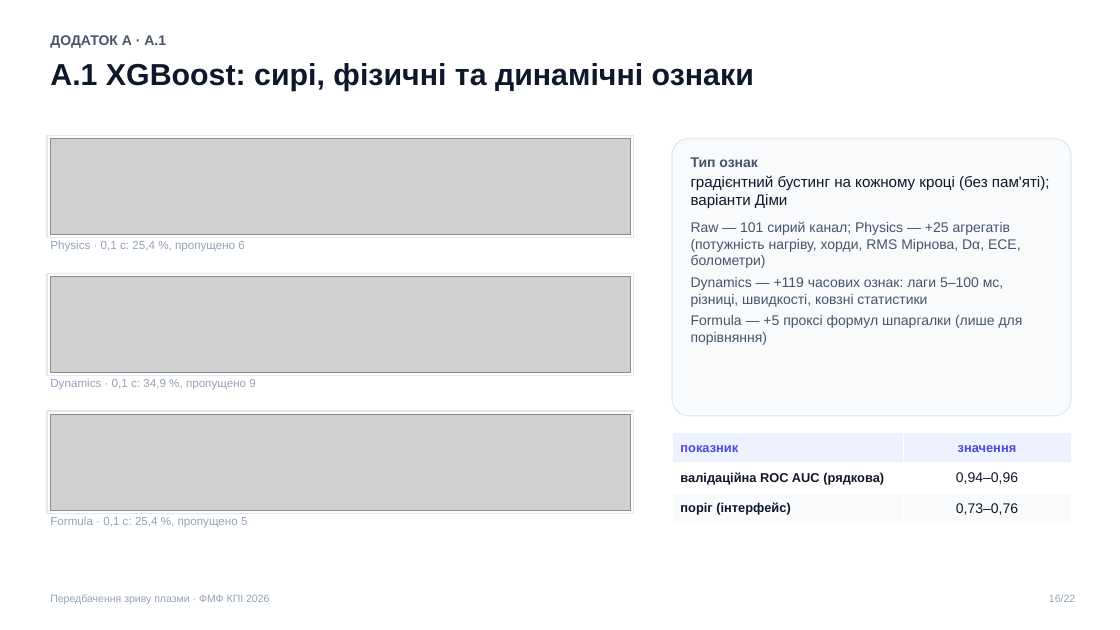
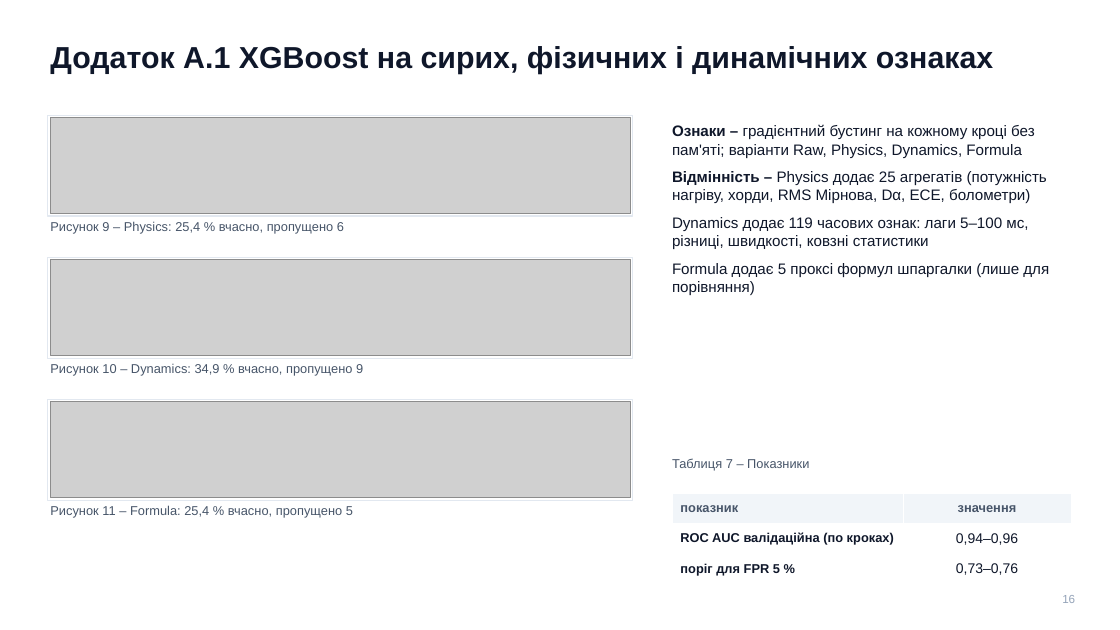
Before and after one commit to llllenah/plasma-disruption-prediction, a slide deck: slide 16 of docs/presentation.pptx. Drawn at 1120x630 pixels with LibreOffice and Linux fonts; fonts in the diff are those of the drawing; grey boxes stand for pictures. Boxes give left, top, right and bottom in pixels: in the first picture for what was removed or moved away, otherwise in the second. Text is boxed around its words. In the diff, an @@ line names an element or a change of style, - is before the commit and + after.

Commit message:
Presentation v4: academic layout, numbered figures and tables (DSTU 3008), diagnostic signals figure

```diff
--- a/docs/presentation.pptx
+++ b/docs/presentation.pptx
@@ text at [50,46,993,74]: text changed; size 12 to 26 pt; text colour #475569 to #0F172A @@
-ДОДАТОК А · А.1
+Додаток А.1 XGBoost на сирих, фізичних і динамічних ознаках
@@ text removed at [50,63,754,91] @@
-А.1 XGBoost: сирі, фізичні та динамічні ознаки
@@ rectangle: place and size @@
-rectangle at [47,135,634,238]
+rectangle at [48,115,633,216]
@@ picture: place and size @@
-picture at [50,139,630,234]
+picture at [50,118,630,213]
@@ text at [672,124,1049,295]: text changed; size 12 to 13 pt; text colour #475569 to #0F172A @@
-Тип ознак
-градієнтний бустинг на кожному кроці (без пам'яті); варіанти Діми
-Raw — 101 сирий канал; Physics — +25 агрегатів (потужність нагріву, хорди, RMS Мірнова, Dα, ECE, болометри)
-Dynamics — +119 часових ознак: лаги 5–100 мс, різниці, швидкості, ковзні статистики
-Formula — +5 проксі формул шпаргалки (лише для порівняння)
+Ознаки – градієнтний бустинг на кожному кроці без пам'яті; варіанти Raw, Physics, Dynamics, Formula
+Відмінність – Physics додає 25 агрегатів (потужність нагріву, хорди, RMS Мірнова, Dα, ECE, болометри)
+Dynamics додає 119 часових ознак: лаги 5–100 мс, різниці, швидкості, ковзні статистики
+Formula додає 5 проксі формул шпаргалки (лише для порівняння)
@@ rounded rectangle removed at [672,139,1071,416] @@
@@ text at [50,221,344,234]: text changed; size 10 to 11 pt; text colour #94A3B8 to #475569 @@
-Physics · 0,1 с: 25,4 %, пропущено 6
+Рисунок 9 – Physics: 25,4 % вчасно, пропущено 6
@@ rectangle: place and size @@
-rectangle at [47,273,634,376]
+rectangle at [48,257,633,358]
@@ picture: place and size @@
-picture at [50,276,630,372]
+picture at [50,260,630,355]
@@ text at [50,364,363,376]: text changed; size 10 to 11 pt; text colour #94A3B8 to #475569 @@
-Dynamics · 0,1 с: 34,9 %, пропущено 9
+Рисунок 10 – Dynamics: 34,9 % вчасно, пропущено 9
@@ rectangle: place and size @@
-rectangle at [47,411,634,513]
+rectangle at [48,399,633,500]
@@ picture: place and size @@
-picture at [50,414,630,510]
+picture at [50,402,630,497]
@@ text added at [672,458,809,471], 11 pt, text #475569 @@
+Таблиця 7 – Показники
@@ text at [50,505,353,518]: text changed; size 10 to 11 pt; text colour #94A3B8 to #475569 @@
-Formula · 0,1 с: 25,4 %, пропущено 5
+Рисунок 11 – Formula: 25,4 % вчасно, пропущено 5
@@ table at [672,493,1071,584] @@
-row 2, column 1: валідаційна ROC AUC (рядкова)
+row 2, column 1: ROC AUC валідаційна (по кроках)
-row 3, column 1: поріг (інтерфейс)
+row 3, column 1: поріг для FPR 5 %
@@ fill #EEF2FF to #F1F5F9 in row 1 @@
@@ fill #F8FAFC to #FFFFFF in row 3 @@
@@ text colour #4F46E5 to #475569 in "показник", "значення" @@
@@ table: place and size @@
-table at [672,433,1071,523]
+table at [672,493,1071,584]
@@ text removed at [50,594,269,604] @@
-Передбачення зриву плазми · ФМФ КПІ 2026
@@ text at [1062,595,1075,603]: text changed; size 9 to 10 pt @@
-16/22
+16
```
Also in this commit, not shown: 19 other slides changed, 2 slides added, 2 slides removed, 5 other files.
